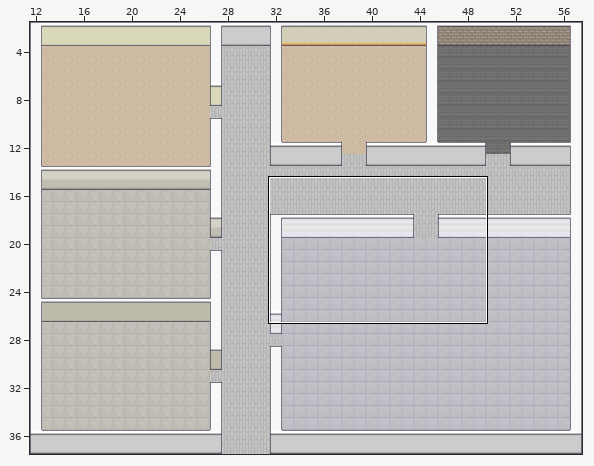
Tiled map -- public/assets/map/DefaultMap_20.tmx. The first picture is a wide view before the edit; the outline marks the close-up.
Close-up. As it was:
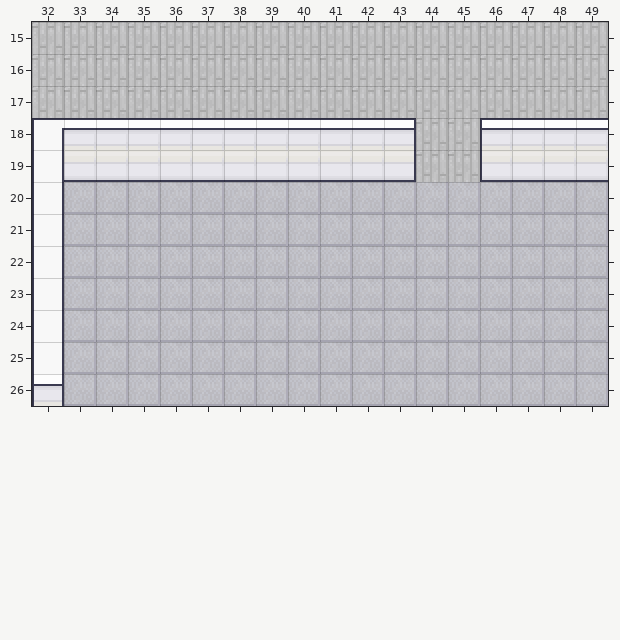
Cells are 32x32 px. Shown: x 32..49, y 15..26. The commit also changed other parts of the map, which this record leaves out.
The result:
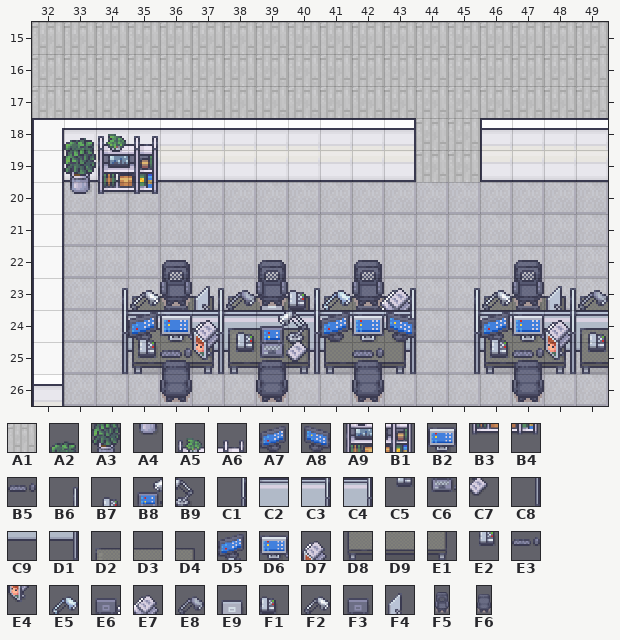
Key: from "FloorAndGround": A1 414; from "Modern_Office_Black_Shadow": A2 118, A3 134, A4 150, A5 199, A6 200, A7 205, A8 207, A9 215, B1 216, B2 222, B3 231, B4 232, B5 238, B6 416, B7 429, B8 430, B9 431, C1 432, C2 433, C3 435, C4 438, C5 445, C6 446, C7 447, C8 448, C9 449, D1 451, D2 458, D3 459, D4 460, D5 461, D6 462, D7 463, D8 474, D9 475, E1 476, E2 477, E3 478, E4 479, E5 493, E6 494, E7 495, E8 509, E9 510, F1 511, F2 525, F3 526, F4 527; from "chair": F5 1, F6 5.
__ is an empty cell.
Objects are placed by their top-left corner, in cells (3,4 is the top-left corner of cell 3,4); size is 1x1 cell unless given.
Edits made:
Changed rows in their new state; .. is an unchanged cell.
Layer "Ground":
first column x 33:
18 A1 A1 A1
Layer "ObjectsOnCollide" (now shown):
added: A4 at 33,20
added: B3 at 34,20
added: B4 at 35,20
added: C2 at 35,24
added: C2 at 36,24
added: C2 at 38,24
added: C2 at 39,24
added: C2 at 41,24
added: C2 at 42,24
added: C3 at 37,24
added: C3 at 40,24
added: C4 at 43,24
added: D2 at 35,24
added: D2 at 38,24
added: D2 at 41,24
added: D3 at 36,24
added: D3 at 39,24
added: D3 at 42,24
added: D4 at 43,24
added: D4 at 37,24
added: D4 at 40,24
added: C2 at 46,24
added: C2 at 47,24
added: C2 at 49,24
added: C3 at 48,24
added: D2 at 46,24
added: D2 at 49,24
added: D3 at 47,24
added: D4 at 48,24
added: C9 at 35,25
added: C9 at 36,25
added: C9 at 38,25
added: C9 at 39,25
added: C9 at 41,25
added: C9 at 42,25
added: D1 at 37,25
added: D1 at 40,25
added: D1 at 43,25
added: D8 at 35,25
added: D8 at 38,25
added: D8 at 41,25
added: D9 at 36,25
added: D9 at 39,25
added: D9 at 42,25
added: E1 at 37,25
added: E1 at 40,25
added: E1 at 43,25
added: C9 at 46,25
added: C9 at 47,25
added: C9 at 49,25
added: D1 at 48,25
added: D8 at 46,25
added: D8 at 49,25
added: D9 at 47,25
added: E1 at 48,25
Layer "Objects" (now shown):
added: A2 at 33,18
added: A5 at 34,18
added: A6 at 35,18
added: A3 at 33,19
added: A9 at 34,19
added: B1 at 35,19
added: B6 at 45,23
added: B6 at 48,23
added: D2 at 46,23
added: D2 at 49,23
added: D3 at 47,23
added: D4 at 48,23
added: E8 at 49,23
added: F4 at 48,23
added: F3 at 47,23
added: F2 at 46,23
added: B6 at 34,23
added: B6 at 37,23
added: B6 at 40,23
added: B6 at 43,23
added: D2 at 35,23
added: D2 at 38,23
added: D2 at 41,23
added: D3 at 36,23
added: D3 at 39,23
added: D3 at 42,23
added: D4 at 37,23
added: D4 at 40,23
added: D4 at 43,23
added: E6 at 42,23
added: E7 at 43,23
added: E5 at 41,23
added: E9 at 39,23
added: F1 at 40,23
added: E8 at 38,23
added: F4 at 37,23
added: F3 at 36,23
added: F2 at 35,23
added: C1 at 45,24
added: D5 at 46,24
added: D6 at 47,24
added: D7 at 48,24
added: B7 at 49,24
added: C1 at 34,24
added: D5 at 35,24
added: D6 at 36,24
added: D7 at 37,24
added: B7 at 38,24
added: B8 at 39,24
added: B9 at 40,24
added: A7 at 41,24
added: B2 at 42,24
added: A8 at 43,24
added: C8 at 45,25
added: E4 at 48,25
added: E3 at 47,25
added: E2 at 46,25
added: C5 at 49,25
added: C8 at 34,25
added: E4 at 37,25
added: E3 at 36,25
added: E2 at 35,25
added: C5 at 38,25
added: C6 at 39,25
added: C7 at 40,25
added: B5 at 42,25
Layer "Chair" (now shown):
added: F5 at 36,22 size 1x2
added: F5 at 39,22 size 1x2
added: F5 at 42,22 size 1x2
added: F5 at 47,22 size 1x2
added: F6 at 36,25 size 1x2
added: F6 at 39,25 size 1x2
added: F6 at 42,25 size 1x2
added: F6 at 47,25 size 1x2
Boxes around the changes in both close-ups, in picture pixels (x1, y1, x2, y2):
added: (64, 134, 158, 194)
added: (122, 260, 416, 402)
added: (474, 260, 608, 402)
